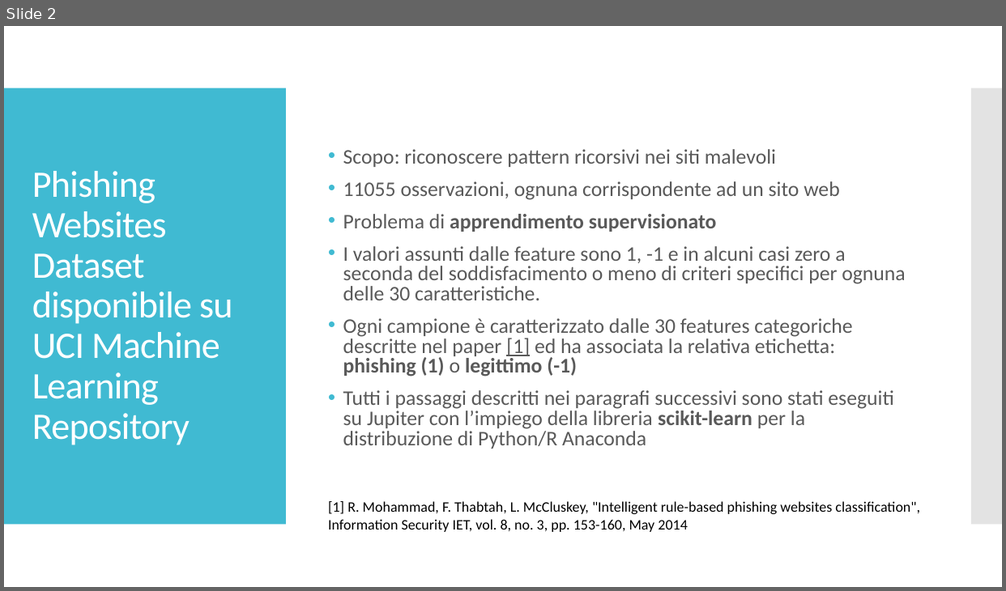
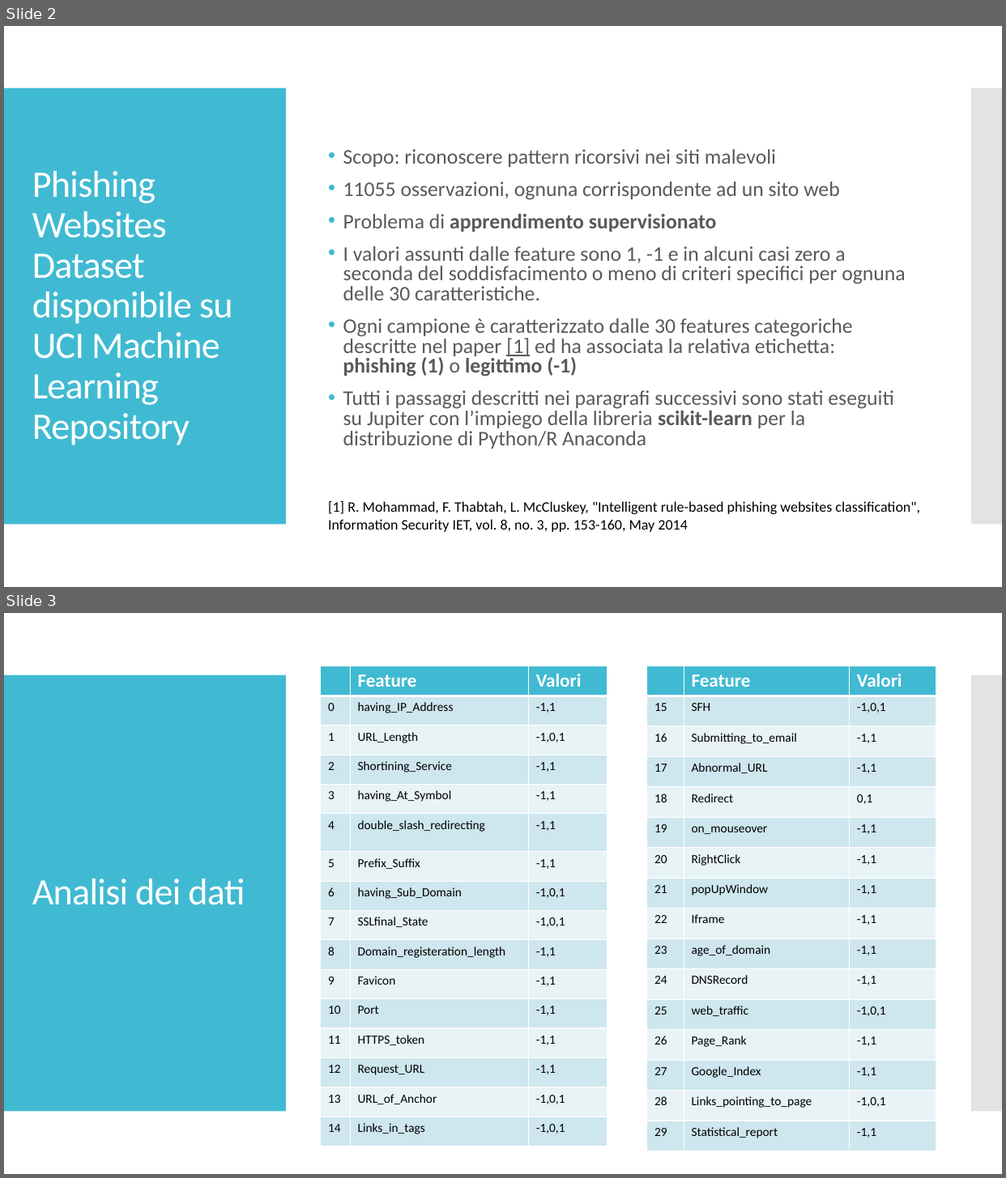
Before and after one commit to gianlubiscotto/Data-Analysis-and-Data-Mining, a slide deck: slide.pptx. Shown one above the other, each under a label of ours: slide 2 before the commit, slides 2 and 3 after it. The pictures are 1006x591 and 1006x1178 pixels, drawn with LibreOffice and Linux fonts; fonts in the diff are those of the drawing. Boxes give left, top, right and bottom in pixels: in the first picture for what was removed or moved away, otherwise in the second. Text is boxed around its words. In the diff, an @@ line names an element or a change of style, - is before the commit and + after.

```diff
--- a/slide.pptx
+++ b/slide.pptx
@@ slide 3 added at (4,613,1002,1174), background #FFFFFF; not listed: 2 template elements that a slide beside it also shows @@
@@ table added at (321,666,606,1145), 16 rows, 3 columns @@
+ | Feature | Valori
+0 | having_IP_Address | -1,1
+1 | URL_Length | -1,0,1
+2 | Shortining_Service | -1,1
+3 | having_At_Symbol | -1,1
+4 | double_slash_redirecting | -1,1
+5 | Prefix_Suffix | -1,1
+6 | having_Sub_Domain | -1,0,1
+7 | SSLfinal_State | -1,0,1
+8 | Domain_registeration_length | -1,1
+9 | Favicon | -1,1
+10 | Port | -1,1
+11 | HTTPS_token | -1,1
+12 | Request_URL | -1,1
+13 | URL_of_Anchor | -1,0,1
+14 | Links_in_tags | -1,0,1
@@ table added at (647,666,936,1152), 16 rows, 3 columns @@
+ | Feature | Valori
+15 | SFH | -1,0,1
+16 | Submitting_to_email | -1,1
+17 | Abnormal_URL | -1,1
+18 | Redirect | 0,1
+19 | on_mouseover | -1,1
+20 | RightClick | -1,1
+21 | popUpWindow | -1,1
+22 | Iframe | -1,1
+23 | age_of_domain | -1,1
+24 | DNSRecord | -1,1
+25 | web_traffic | -1,0,1
+26 | Page_Rank | -1,1
+27 | Google_Index | -1,1
+28 | Links_pointing_to_page | -1,0,1
+29 | Statistical_report | -1,1
@@ title added at (32,879,245,905), 36 pt, text #FFFFFF @@
+Analisi dei dati
```
Also in this commit, not shown: 3 slides changed, 5 other slides added, 1 slide removed, 4 other files.
